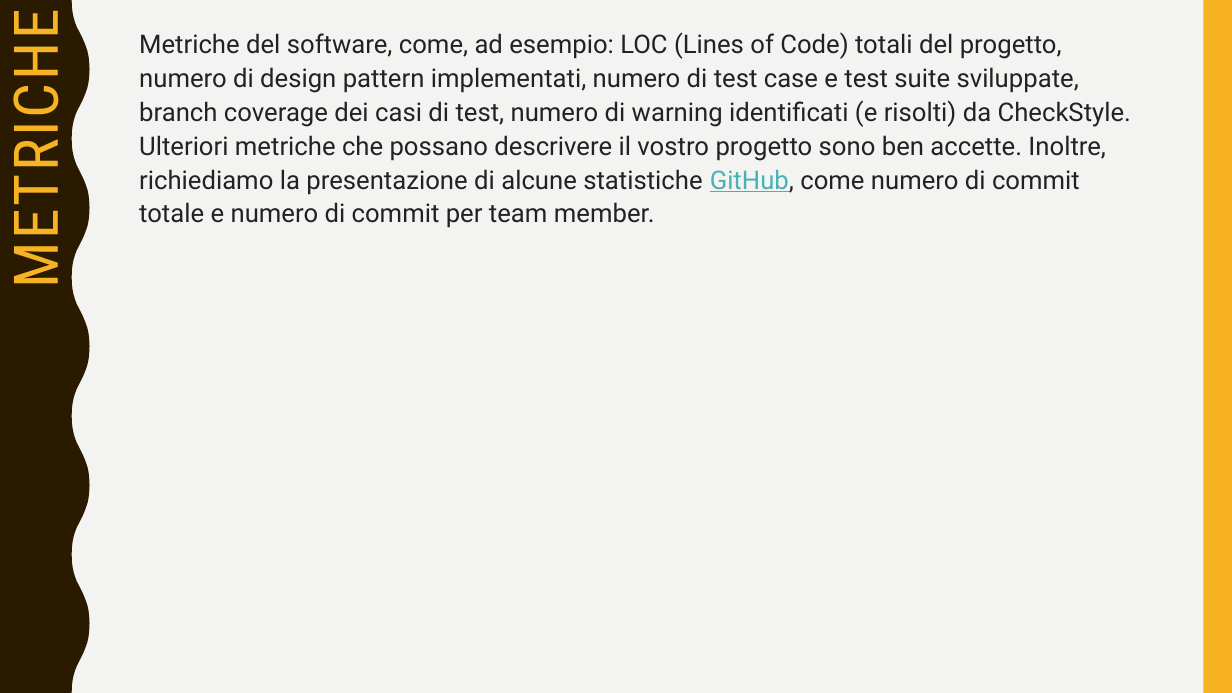
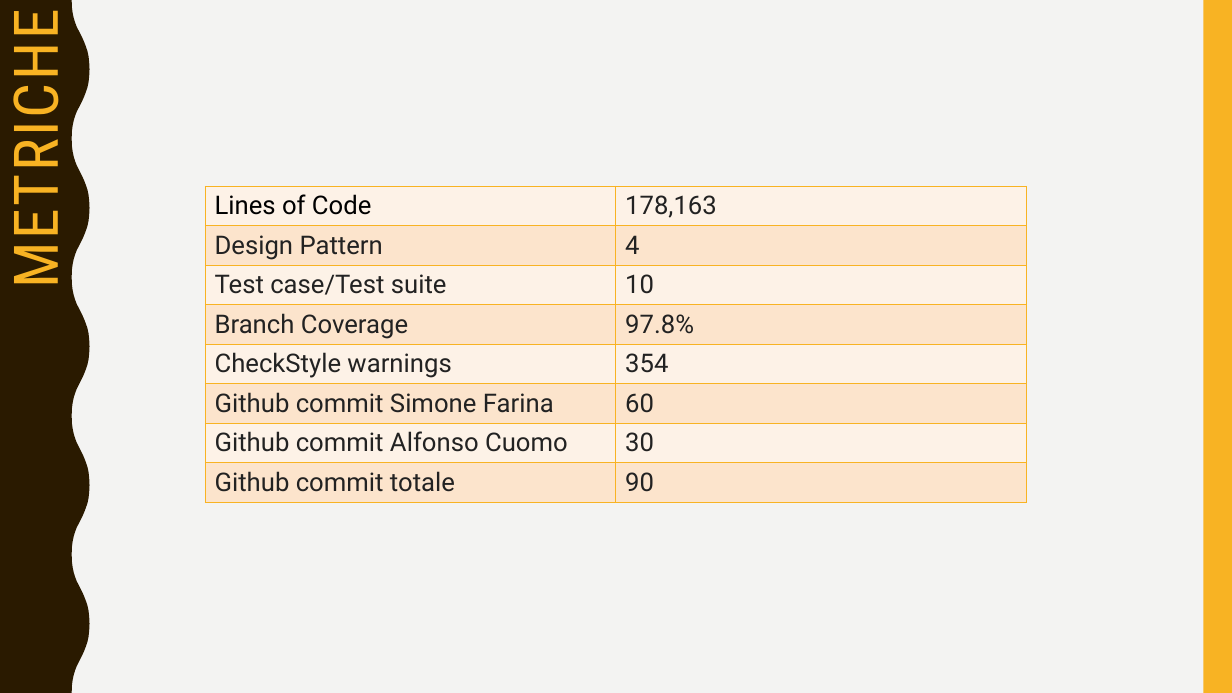
Before and after one commit to sfarina12/NC_05, a slide deck: slide 15 of Presentazione_Seconda consegna/2021_Presentazione_NC08.pptx (slide 14 before the commit). Drawn at 1232x693 pixels with LibreOffice and Linux fonts; fonts in the diff are those of the drawing. Boxes give left, top, right and bottom in pixels: in the first picture for what was removed or moved away, otherwise in the second. Text is boxed around its words. In the diff, an @@ line names an element or a change of style, - is before the commit and + after.

```diff
--- a/Presentazione_Seconda consegna/2021_Presentazione_NC08.pptx
+++ b/Presentazione_Seconda consegna/2021_Presentazione_NC08.pptx
@@ text removed at [139, 32, 1131, 228] @@
-Metriche del software, come, ad esempio: LOC (Lines of Code) totali del progetto, numero di design pattern implementati, numero di test case e test suite sviluppate, branch coverage dei casi di test, numero di warning identificati (e risolti) da CheckStyle. Ulteriori metriche che possano descrivere il vostro progetto sono ben accette. Inoltre, richiediamo la presentazione di alcune statistiche GitHub, come numero di commit totale e numero di commit per team member.
@@ table added at [205, 187, 1026, 507], 8 rows, 2 columns @@
+Lines of Code | 178,163
+Design Pattern | 4
+Test case/Test suite | 10
+Branch Coverage | 97.8%
+CheckStyle warnings | 354
+Github commit Simone Farina | 60
+Github commit Alfonso Cuomo | 30
+Github commit totale | 90
```
Also in this commit, not shown: 1 other slide changed, 2 slides added, 1 slide removed, 1 other file.
